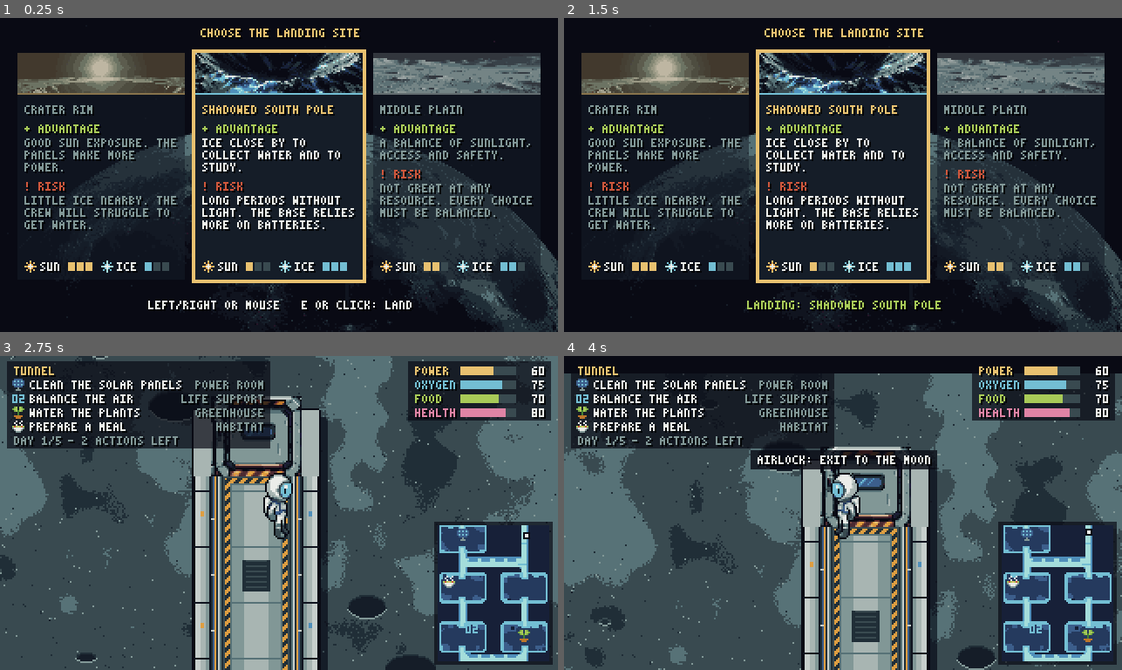
Above: before the commit, frames 1-4 (two rows, left to right).
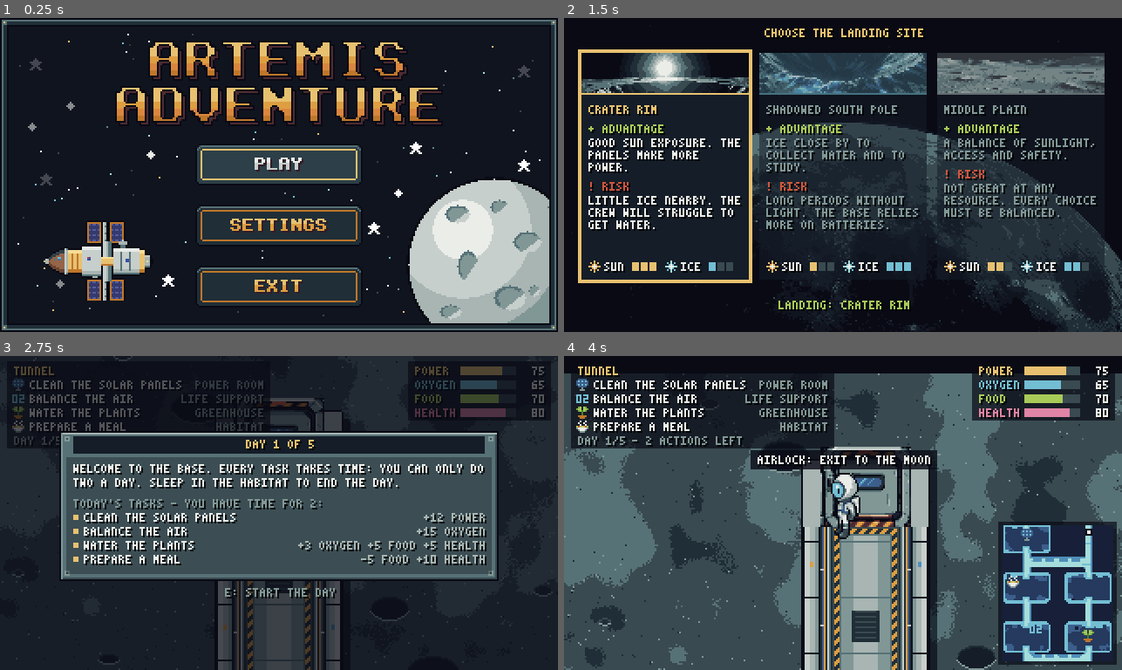
Above: after the commit, the same moments.

Repository: HattoriLoL/Artemis-Adventure
Game: Godot game, scene res://cenas/tela_inicial.tscn
Two runs of this game, one before a commit and one after it. Both use one fixed random seed, a clock stepped at 60 frames per second and the inputs below. Before the commit the project starts from res://cenas/escolha_pouso.tscn.
Inputs (mouse positions are in pixels of both pictures, inside the frame that each line leads up to):
- Up to frame 1 (0.25 s): no input
- Up to frame 2 (1.5 s): tap Enter (ui_accept) at 0.5, 0.77 s; move the mouse to (965, 159) at 0.52 s; hold D (direita) 0.53-1.28 s; hold E (usar) 0.53-1.28 s; tap Shift (andar) at 0.6 s; click (965, 159) at 0.67 s; move the mouse to (731, 190) at 1.27 s; hold S (baixo) from 1.28 s (still down); tap E (usar) at 1.35 s; click (731, 190) at 1.42 s
- Up to frame 3 (2.75 s): tap Enter (ui_accept) at 1.52, 2 s; tap X at 1.55, 2.1 s; move the mouse to (334, 443) at 2.02 s; release S (baixo) at 2.03 s; hold D (direita) from 2.03 s (still down); click (334, 443) at 2.17 s; tap J at 2.3 s
- Up to frame 4 (4 s): tap Enter (ui_accept) at 2.75, 3.02, 3.77 s; move the mouse to (815, 575) at 2.77 s; release D (direita) at 2.78 s; hold W (cima) 2.78-3.53 s; tap J at 2.85 s; click (815, 575) at 2.92 s; tap Shift (andar) at 3.05, 3.6 s; move the mouse to (1010, 560) at 3.52 s; hold A (esquerda) from 3.53 s (still down); hold E (usar) from 3.53 s (still down); click (1010, 560) at 3.67 s

The runs differ from the first frame. In frame 1, 51% of the frame differs, in the area x 0-100%, y 0-100%; in frame 2, 15%; in frame 3, 69%; in frame 4, 0.1%.

Commit message:
feature/tela-inicial

Diff:
--- /dev/null
+++ b/jogo/cenas/abertura.tscn
@@ -0,0 +1,8 @@
+[gd_scene format=3 uid="uid://cyse60uswy0k3"]
+
+[ext_resource type="Script" uid="uid://ieo3uky6dffp" path="res://scripts/abertura.gd" id="1_ijc5j"]
+
+[node name="Abertura" type="Control" unique_id=311508480]
+layout_mode = 3
+anchors_preset = 0
+script = ExtResource("1_ijc5j")
--- /dev/null
+++ b/jogo/cenas/tela_inicial.tscn
@@ -0,0 +1,8 @@
+[gd_scene format=3 uid="uid://denyrbev860p7"]
+
+[ext_resource type="Script" uid="uid://cfg1p5fgmhxjt" path="res://scripts/tela_inicial.gd" id="1_e7n7l"]
+
+[node name="TelaInicial" type="Control" unique_id=568674780]
+layout_mode = 3
+anchors_preset = 0
+script = ExtResource("1_e7n7l")
--- a/jogo/project.godot
+++ b/jogo/project.godot
@@ -8,11 +8,15 @@
 
 config_version=5
 
+[animation]
+
+compatibility/default_parent_skeleton_in_mesh_instance_3d=true
+
 [application]
 
 config/name="Artemis Outpost"
-run/main_scene="res://cenas/escolha_pouso.tscn"
-config/features=PackedStringArray("4.5", "GL Compatibility")
+run/main_scene="uid://denyrbev860p7"
+config/features=PackedStringArray("4.7", "GL Compatibility")
 
 [autoload]
 
--- a/jogo/salas/energia.json
+++ b/jogo/salas/energia.json
@@ -85,24 +85,24 @@
   {
    "lado": "baixo",
    "ret": [
-    182,
-    190,
-    38,
-    50
+	182,
+	190,
+	38,
+	50
    ]
   },
   {
    "lado": "cima",
    "ret": [
-    182,
-    8,
-    38,
-    40
+	182,
+	8,
+	38,
+	40
    ],
    "trancada": true,
    "luz": [
-    200,
-    12
+	200,
+	12
    ]
   }
  ],
--- /dev/null
+++ b/jogo/scripts/abertura.gd
@@ -0,0 +1,293 @@
+
+extends Control
+## Abertura (briefing) que aparece depois do PLAY: um texto sobe pela tela e vai afinando em direção ao horizonte, sobre o
+## céu estrelado. Explica quem é o jogador, quais recursos a base gasta, o que fazer e a primeira decisão (o local de pouso).
+## Os números (dias, ações por dia, consumo) vêm de dados/dias.json e dados/recursos.json, então acompanham o balanceamento.
+##   - o texto é desenhado com a fonte 3x5 do jogo num SubViewport (LARG_TEXTO px de largura);
+##   - um shader em um ColorRect de tela cheia projeta esse texto em perspectiva (nearest, sem suavizar os pixels);
+##   - fases: 0 = título, 1 = texto subindo, 2 = escurece e abre a escolha do local de pouso.
+## Teclas: E / Enter / clique pulam; segurar baixo acelera; segurar cima deixa mais devagar.
+
+const Fonte = preload("res://scripts/fonte.gd")
+
+const CENA_SEGUINTE := "res://cenas/escolha_pouso.tscn"
+const ARQUIVO_DIAS := "res://dados/dias.json"
+
+const LARG_TELA := 320.0
+const ALT_TELA := 180.0
+const LARG_TEXTO := 128            # largura de uma linha de texto em px do jogo (32 letras)
+const SUPER := 2                   # o texto é desenhado em dobro de resolução: as letras aguentam melhor o afinamento
+const ESCALA := 1.0                # px de tela por px da textura do texto, na base da tela (texto de 256 px de largura)
+const HORIZONTE := -140.0          # y (px) do horizonte, acima da tela: quanto mais perto de 0, mais forte a perspectiva
+const VELOCIDADE := 12.0           # px da textura por segundo
+const DURACAO_TITULO := 4.0
+const DURACAO_FADE := 1.2
+const ESPERA := 0.4                # o E do PLAY não pode já pular a abertura
+
+const PRETO := Color("#090a14")
+const AZUL := Color("#73bed3")
+const BRANCO := Color("#ebede9")
+const METAL := Color("#819796")
+
+const SHADER := """
+shader_type canvas_item;
+uniform sampler2D texto : filter_nearest, repeat_disable;
+uniform vec2 tam_texto = vec2(128.0, 300.0);
+uniform float rolagem = 0.0;
+uniform float horizonte = 26.0;
+uniform float escala = 2.0;
+uniform vec2 tela = vec2(320.0, 180.0);
+uniform vec2 fade = vec2(6.0, 85.0);          // o texto some entre estes dois y da tela
+void fragment() {
+	vec2 p = UV * tela;
+	float base = tela.y - horizonte;          // distância da base da tela até o horizonte
+	float d = p.y - horizonte;                // distância deste ponto até o horizonte
+	COLOR = vec4(0.0);
+	if (d >= 1.0) {
+		float s = escala * d / base;          // px de tela por px de texto, na horizontal
+		float u = (p.x - tela.x * 0.5) / s + tam_texto.x * 0.5;
+		float v = rolagem - (base / escala) * (base / d - 1.0);   // a linha de baixo da tela é a de número `rolagem`
+		if (u >= 0.0 && u < tam_texto.x && v >= 0.0 && v < tam_texto.y) {
+			vec4 c = texture(texto, vec2(u / tam_texto.x, v / tam_texto.y));
+			float f = smoothstep(fade.x, fade.y, p.y);           // some na parte de cima da tela
+			COLOR = vec4(c.rgb, c.a * f);
+		}
+	}
+}
+"""
+
+var t := 0.0
+var fase := 0
+var t_fade := 0.0
+var rolagem := 0.0
+var fim_rolagem := 0.0
+var alt_texto := 0
+var e_liberado := false
+var saindo := false
+var estrelas: Array = []           # [posição, cor, fase do brilho, velocidade do brilho]
+var material_texto: ShaderMaterial
+var topo: Control
+
+
+func _ready() -> void:
+	_criar_teclas()
+	_criar_estrelas()
+	var linhas := _montar_linhas()
+	alt_texto = 8
+	for l in linhas:
+		alt_texto += int(l["h"])
+	# o texto, desenhado com a fonte do jogo, num SubViewport transparente
+	var sub := SubViewport.new()
+	sub.size = Vector2i(LARG_TEXTO * SUPER, alt_texto * SUPER)
+	sub.transparent_bg = true
+	sub.disable_3d = true
+	sub.render_target_update_mode = SubViewport.UPDATE_ALWAYS
+	var papel := Control.new()
+	papel.size = Vector2(LARG_TEXTO * SUPER, alt_texto * SUPER)
+	papel.draw.connect(_desenha_texto.bind(papel, linhas))
+	sub.add_child(papel)
+	add_child(sub)
+	# a projeção em perspectiva
+	var sh := Shader.new()
+	sh.code = SHADER
+	material_texto = ShaderMaterial.new()
+	material_texto.shader = sh
+	material_texto.set_shader_parameter("texto", sub.get_texture())
+	material_texto.set_shader_parameter("tam_texto", Vector2(LARG_TEXTO * SUPER, alt_texto * SUPER))
+	material_texto.set_shader_parameter("horizonte", HORIZONTE)
+	material_texto.set_shader_parameter("escala", ESCALA)
+	var tela := ColorRect.new()
+	tela.size = Vector2(LARG_TELA, ALT_TELA)
+	tela.mouse_filter = Control.MOUSE_FILTER_IGNORE
+	tela.material = material_texto
+	add_child(tela)
+	# por cima de tudo: faixa com a dica das teclas e o escurecer
+	topo = Control.new()
+	topo.size = Vector2(LARG_TELA, ALT_TELA)
+	topo.mouse_filter = Control.MOUSE_FILTER_IGNORE
+	topo.draw.connect(_desenha_topo)
+	add_child(topo)
+	# a última linha do texto sobe até o meio da tela e aí a abertura escurece
+	fim_rolagem = alt_texto * SUPER + 0.7 * (ALT_TELA - HORIZONTE) / ESCALA
+
+
+func _process(delta: float) -> void:
+	t += delta
+	if not Input.is_action_pressed("usar"):
+		e_liberado = true
+	if saindo:
+		return
+	match fase:
+		0:
+			if t >= DURACAO_TITULO:
+				fase = 1
+		1:
+			var v := VELOCIDADE
+			if Input.is_action_pressed("baixo"):
+				v *= 3.0
+			elif Input.is_action_pressed("cima"):
+				v *= 0.3
+			rolagem += v * delta
+			if rolagem >= fim_rolagem:
+				fase = 2
+		2:
+			t_fade += delta
+			if t_fade >= DURACAO_FADE:
+				_seguir()
+	if t > ESPERA and e_liberado and Input.is_action_just_pressed("usar"):
+		_seguir()
+	_atualizar()
+
+
+func _input(ev: InputEvent) -> void:
+	if saindo or t < ESPERA:
+		return
+	if ev is InputEventMouseButton and ev.pressed and ev.button_index == MOUSE_BUTTON_LEFT:
+		_seguir()
+
+
+func _atualizar() -> void:
+	material_texto.set_shader_parameter("rolagem", rolagem)
+	queue_redraw()
+	topo.queue_redraw()
+
+
+func _seguir() -> void:
+	if saindo:
+		return
+	saindo = true
+	get_tree().change_scene_to_file(CENA_SEGUINTE)
+
+
+# ---------------------------------------------------------------- texto
+## Cada linha: {"seg": [{"t": texto, "c": cor, "x": posição}], "centro": bool, "h": altura}. Linha vazia = espaço.
+func _linha(txt: String, cor: Color, centro := false) -> Dictionary:
+	return {"seg": [{"t": txt, "c": cor, "x": 0}], "centro": centro, "h": 8}
+
+
+func _espaco(h: int) -> Dictionary:
+	return {"seg": [], "centro": false, "h": h}
+
+
+func _titulo(L: Array, txt: String) -> void:
+	L.append(_espaco(4))
+	L.append(_linha(txt, AZUL, true))
+	L.append(_espaco(6))
+
+
+func _par(L: Array, txt: String) -> void:
+	for l in _quebrar(txt, LARG_TEXTO):
+		L.append(_linha(l, BRANCO))
+	L.append(_espaco(8))
+
+
+## "POWER   -18 EVERY NIGHT": o nome na cor do indicador (a mesma do HUD) e o resto em branco.
+func _item(L: Array, nome: String, resto: String) -> void:
+	L.append({"seg": [{"t": Recursos.ROTULOS[nome], "c": Recursos.CORES[nome], "x": 0},
+		{"t": resto, "c": BRANCO, "x": 36}], "centro": false, "h": 8})
+
+
+func _montar_linhas() -> Array:
+	var dias: Dictionary = JSON.parse_string(FileAccess.get_file_as_string(ARQUIVO_DIAS))
+	var regras: Dictionary = Recursos.regras
+	var consumo: Dictionary = regras["consumo_por_dia"]
+	var L: Array = []
+	_titulo(L, "MISSION BRIEFING")
+	_par(L, "You are a junior astronaut on your first mission to the Moon.")
+	_par(L, "You command a lunar base and must keep the crew alive for %d days." % dias["dias"].size())
+	_titulo(L, "THE BASE USES SUPPLIES")
+	_item(L, "energia", "-%d EVERY NIGHT" % int(consumo["energia"]))
+	_item(L, "oxigenio", "-%d EVERY NIGHT" % int(consumo["oxigenio"]))
+	_item(L, "comida", "-%d EVERY NIGHT" % int(consumo["comida"]))
+	_item(L, "condicao", "-%d FOR EACH LOW SUPPLY" % int(regras["queda_condicao_por_recurso_baixo"]))
+	L.append(_espaco(8))
+	_par(L, "A supply below %d is low and hurts the crew. If one reaches zero, the mission is aborted." % int(regras["limite_baixo"]))
+	_par(L, "Solar panels give up to +%d power by day and nothing at night." % int(regras["geracao_solar_por_dia"]))
+	_titulo(L, "YOUR JOB")
+	_par(L, "Walk with WASD or the arrows. Press E to do a task. Tasks bring supplies back.")
+	_par(L, "You only have time for %d tasks a day. Pick the most important ones, then sleep in the habitat to end the day." % int(dias["acoes_por_dia"]))
+	_titulo(L, "YOUR FIRST DECISION")
+	_par(L, "Choose where to land. Each site changes your sunlight, ice and nights, so it changes what you gain or lose every day.")
+	_par(L, "Every choice goes into your final report.")
+	L.append(_linha("GOOD LUCK, ASTRONAUT!", AZUL, true))
+	return L
+
+
+func _desenha_texto(papel: Control, linhas: Array) -> void:
+	var y := 0
+	for l in linhas:
+		var segs: Array = l["seg"]
+		if not segs.is_empty():
+			if l["centro"]:
+				var txt := ""
+				for sg in segs:
+					txt += sg["t"]
+				var x := roundf((LARG_TEXTO * SUPER - Fonte.largura(txt, SUPER)) / 2.0)
+				Fonte.desenhar(papel, txt, Vector2(x, y * SUPER), segs[0]["c"], SUPER)
+			else:
+				for sg in segs:
+					Fonte.desenhar(papel, sg["t"], Vector2(int(sg["x"]) * SUPER, y * SUPER), sg["c"], SUPER)
+		y += int(l["h"])
+
+
+## Quebra o texto em linhas que cabem em `largura` px na fonte 3x5.
+func _quebrar(texto: String, largura: float) -> Array[String]:
+	var linhas: Array[String] = []
+	var atual := ""
+	for p in texto.split(" ", false):
+		var tentativa: String = p if atual == "" else atual + " " + p
+		if Fonte.largura(tentativa) > largura and atual != "":
+			linhas.append(atual)
+			atual = p
+		else:
+			atual = tentativa
+	if atual != "":
+		linhas.append(atual)
+	return linhas
+
+
+# ---------------------------------------------------------------- desenho
+func _criar_estrelas() -> void:
+	var rng := RandomNumberGenerator.new()
+	rng.seed = 20261115
+	for i in 110:
+		var cor := [BRANCO, AZUL, METAL, Color("#577277")][rng.randi() % 4] as Color
+		estrelas.append([Vector2(rng.randi_range(2, 317), rng.randi_range(2, 177)), cor,
+			rng.randf() * TAU, rng.randf_range(0.6, 2.2)])
+
+
+func _draw() -> void:
+	draw_rect(Rect2(0, 0, LARG_TELA, ALT_TELA), PRETO)
+	for e in estrelas:
+		var brilho := 0.55 + 0.45 * sin(t * float(e[3]) + float(e[2]))
+		var c: Color = e[1]
+		draw_rect(Rect2(e[0], Vector2(1, 1)), Color(c, brilho))
+	if fase == 0:
+		var a := clampf(minf(t, DURACAO_TITULO - t), 0.0, 1.0)
+		Fonte.centralizado(self, "ARTEMIS PROGRAM", 160, 74, Color(AZUL, a))
+		Fonte.centralizado(self, "MISSION BRIEFING", 160, 88, Color(BRANCO, a), 2)
+
+
+func _desenha_topo() -> void:
+	Fonte.centralizado(topo, "E: SKIP   HOLD UP OR DOWN: SLOW OR FAST", 160, 5, METAL)
+	var veu := 0.0
+	if fase == 2:
+		veu = clampf(t_fade / DURACAO_FADE, 0.0, 1.0)
+	else:
+		veu = clampf(1.0 - t / 0.6, 0.0, 1.0)      # entra do preto
+	if veu > 0.0:
+		topo.draw_rect(Rect2(0, 0, LARG_TELA, ALT_TELA), Color(0, 0, 0, veu))
+
+
+## Se a cena for aberta direto pelo editor (F6), as teclas ainda não existem (o jogo normal cria na tela inicial).
+func _criar_teclas() -> void:
+	var teclas := {"esquerda": [KEY_A, KEY_LEFT], "direita": [KEY_D, KEY_RIGHT], "cima": [KEY_W, KEY_UP],
+		"baixo": [KEY_S, KEY_DOWN], "andar": [KEY_SHIFT], "usar": [KEY_E, KEY_X, KEY_J, KEY_ENTER]}
+	for acao in teclas:
+		if InputMap.has_action(acao):
+			continue
+		InputMap.add_action(acao)
+		for k in teclas[acao]:
+			var ev := InputEventKey.new()
+			ev.physical_keycode = k
+			InputMap.action_add_event(acao, ev)
--- /dev/null
+++ b/jogo/scripts/tela_inicial.gd
@@ -0,0 +1,134 @@
+extends Control
+## Tela inicial do jogo: PLAY, SETTINGS e EXIT sobre o fundo animado (estrelas piscando e brilho no título).
+## Arte em res://assets/inicio/ (tirada da animação aprovada, 320x180 a 10 quadros por segundo):
+##   - fundo_anim.png: 32 quadros de 320x180 numa folha de 8 colunas x 4 linhas (sem os botões);
+##   - botoes.png: cada botão com 96x24; coluna 0 = normal, coluna 1 = selecionado; linhas = PLAY, SETTINGS, EXIT e
+##     vazio (o vazio serve para os botões da tela de configurações, que escrevem o texto com a fonte do jogo).
+## Teclas: cima/baixo (W/S ou setas) escolhem, E (ou Enter, X, J) confirma, Esc volta das configurações.
+## Mouse: passar por cima seleciona e clicar confirma.
+
+const Fonte = preload("res://scripts/fonte.gd")
+const FUNDO := preload("res://assets/inicio/fundo_anim.png")
+const BOTOES := preload("res://assets/inicio/botoes.png")
+
+const CENA_ABERTURA := "res://cenas/abertura.tscn"      # PLAY: abertura (briefing) e depois a escolha do local de pouso
+const QUADROS := 32
+const COLUNAS := 8
+const TEMPO_QUADRO := 0.1
+const BOTAO := Vector2(96, 24)
+const POS_MENU := [Vector2(112, 72), Vector2(112, 107), Vector2(112, 142)]    # PLAY, SETTINGS, EXIT
+const POS_OPCOES := [Vector2(112, 80), Vector2(112, 115)]                     # FULLSCREEN, BACK
+const LINHA_VAZIO := 3
+
+const AMARELO := Color("#e8c170")
+const BRANCO := Color("#ebede9")
+const METAL := Color("#819796")
+
+var t := 0.0
+var selecionado := 0
+var em_opcoes := false
+var e_liberado := false              # só aceita o E depois que ele for solto uma vez (veio de outra tela)
+var saindo := false
+
+
+func _ready() -> void:
+	_criar_teclas()
+
+
+func _process(delta: float) -> void:
+	t += delta
+	queue_redraw()
+	if not Input.is_action_pressed("usar"):
+		e_liberado = true
+	if saindo:
+		return
+	var n := POS_OPCOES.size() if em_opcoes else POS_MENU.size()
+	if Input.is_action_just_pressed("baixo"):
+		selecionado = (selecionado + 1) % n
+	elif Input.is_action_just_pressed("cima"):
+		selecionado = (selecionado + n - 1) % n
+	elif e_liberado and Input.is_action_just_pressed("usar"):
+		_confirmar()
+	elif em_opcoes and Input.is_action_just_pressed("ui_cancel"):
+		_abrir_opcoes(false)
+
+
+func _input(ev: InputEvent) -> void:
+	if saindo or not ev is InputEventMouse:
+		return
+	var p: Vector2 = (make_input_local(ev) as InputEventMouse).position
+	var lista: Array = POS_OPCOES if em_opcoes else POS_MENU
+	for i in lista.size():
+		if Rect2(lista[i], BOTAO).has_point(p):
+			if ev is InputEventMouseMotion:
+				selecionado = i
+			elif ev is InputEventMouseButton and ev.pressed and ev.button_index == MOUSE_BUTTON_LEFT:
+				selecionado = i
+				_confirmar()
+			return
+
+
+func _confirmar() -> void:
+	if em_opcoes:
+		if selecionado == 0:
+			Opcoes.definir_tela_cheia(not Opcoes.tela_cheia)
+		else:
+			_abrir_opcoes(false)
+		return
+	match selecionado:
+		0:
+			saindo = true
+			get_tree().change_scene_to_file(CENA_ABERTURA)
+		1:
+			_abrir_opcoes(true)
+		2:
+			saindo = true
+			get_tree().quit()
+
+
+func _abrir_opcoes(abrir: bool) -> void:
+	em_opcoes = abrir
+	selecionado = 0 if abrir else 1       # ao voltar, o cursor fica em SETTINGS
+
+
+# ---------------------------------------------------------------- desenho
+func _draw() -> void:
+	var q := int(t / TEMPO_QUADRO) % QUADROS
+	draw_texture_rect_region(FUNDO, Rect2(0, 0, 320, 180),
+		Rect2((q % COLUNAS) * 320, (q / COLUNAS) * 180, 320, 180))
+	if em_opcoes:
+		_desenha_opcoes()
+		return
+	for i in POS_MENU.size():
+		_botao(i, POS_MENU[i], i == selecionado)
+
+
+func _botao(linha: int, pos: Vector2, sel: bool) -> void:
+	draw_texture_rect_region(BOTOES, Rect2(pos, BOTAO), Rect2(Vector2(BOTAO.x if sel else 0.0, BOTAO.y * linha), BOTAO))
+
+
+func _desenha_opcoes() -> void:
+	draw_rect(Rect2(0, 0, 320, 180), Color(0.035, 0.039, 0.078, 0.95))
+	Fonte.centralizado(self, "SETTINGS", 160, 40, AMARELO, 3)
+	var textos := ["FULLSCREEN: " + ("ON" if Opcoes.tela_cheia else "OFF"), "BACK"]
+	if not Opcoes.pode_tela_cheia():
+		textos[0] = "FULLSCREEN: N/A"
+	for i in POS_OPCOES.size():
+		_botao(LINHA_VAZIO, POS_OPCOES[i], i == selecionado)
+		Fonte.centralizado(self, textos[i], POS_OPCOES[i].x + BOTAO.x / 2.0, POS_OPCOES[i].y + 10,
+			BRANCO if i == selecionado else AMARELO)
+	Fonte.centralizado(self, "F11 ALSO TURNS FULLSCREEN ON AND OFF", 160, 160, METAL)
+
+
+## Esta é a primeira cena do jogo, então as teclas ainda não existem (no resto do jogo, quem cria é o mapa).
+func _criar_teclas() -> void:
+	var teclas := {"esquerda": [KEY_A, KEY_LEFT], "direita": [KEY_D, KEY_RIGHT], "cima": [KEY_W, KEY_UP],
+		"baixo": [KEY_S, KEY_DOWN], "andar": [KEY_SHIFT], "usar": [KEY_E, KEY_X, KEY_J, KEY_ENTER]}
+	for acao in teclas:
+		if InputMap.has_action(acao):
+			continue
+		InputMap.add_action(acao)
+		for k in teclas[acao]:
+			var ev := InputEventKey.new()
+			ev.physical_keycode = k
+			InputMap.action_add_event(acao, ev)
Binary file added: jogo/assets/inicio/botoes.png
Not shown, added: jogo/assets/inicio/botoes.png.import
Binary file added: jogo/assets/inicio/fundo_anim.png
Not shown, added: jogo/assets/inicio/fundo_anim.png.import
Not shown, added: jogo/scripts/abertura.gd.uid
Not shown, added: jogo/scripts/tela_inicial.gd.uid
